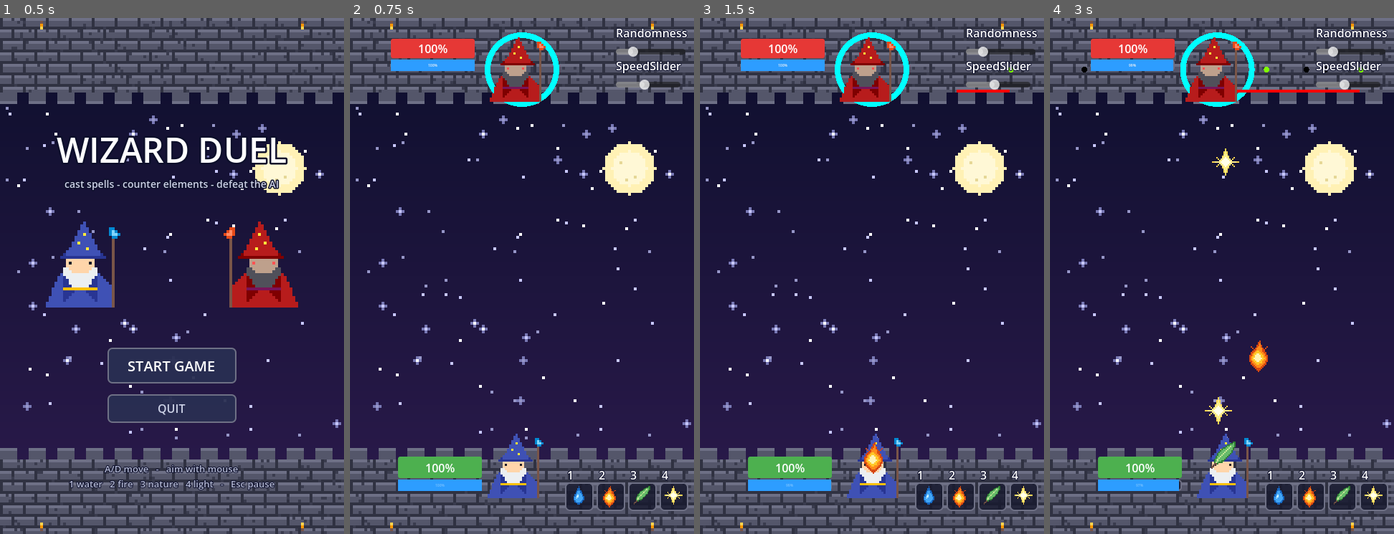
Above: before the commit, frames 1-4 (left to right).
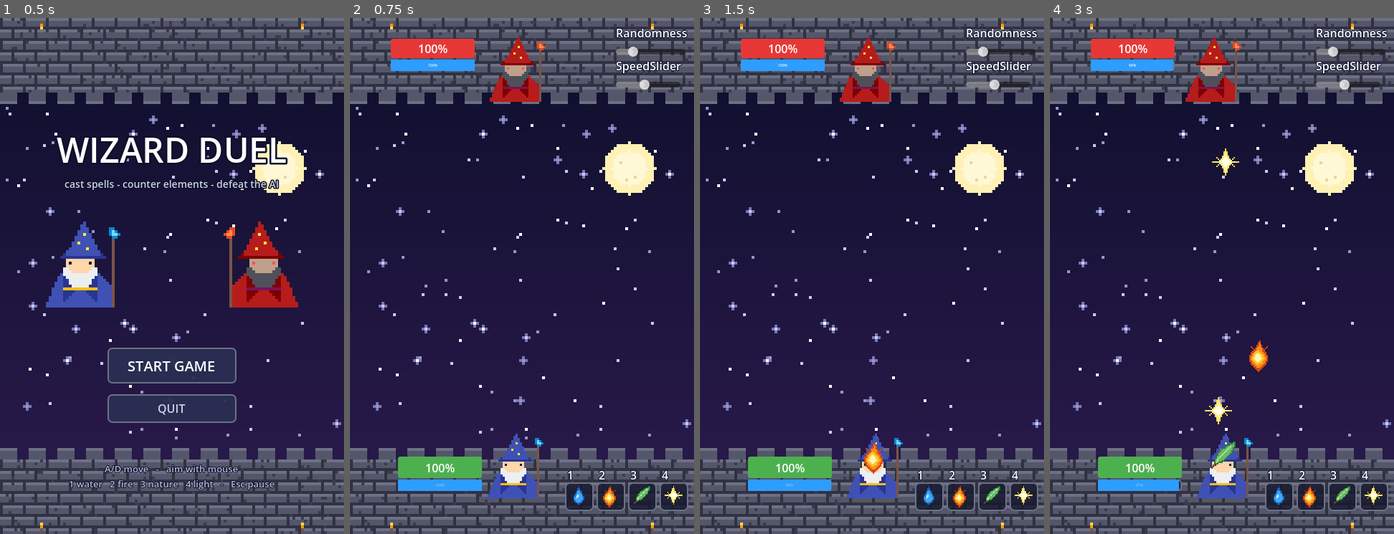
Above: after the commit, the same moments.

Repository: togewolf/computer_games_end_project
Game: Godot game, scene res://MainMenu.tscn
Two runs of this game, one before a commit and one after it. Both use one fixed random seed, a clock stepped at 60 frames per second and the inputs below.
Inputs (mouse positions are in pixels of both pictures, inside the frame that each line leads up to):
- Up to frame 1 (0.5 s): no input
- Up to frame 2 (0.75 s): click "START GAME" at 0.5 s
- Up to frame 3 (1.5 s): tap Enter at 1.25 s; move the mouse to (947, 250) at 1.27 s; hold D (move_right) from 1.28 s (still down); tap 2 (cast_fire) at 1.35 s
- Up to frame 4 (3 s): move the mouse to (1153, 301) at 2.02 s; release D (move_right) at 2.03 s; hold A (move_left) 2.03-2.78 s; tap 4 (cast_light) at 2.1 s; move the mouse to (1256, 162) at 2.77 s; hold D (move_right) from 2.78 s (still down); tap 3 (cast_nature) at 2.85 s

Frame 1 is identical in both runs. In frame 2, 0.6% of the frame differs, in the area x 39-61%, y 2-18%; in frame 3, 0.7%; in frame 4, 0.8%, in the area x 9-92%, y 2-18%.

Commit message:
Added debug flags

Diff:
--- a/agent.gd
+++ b/agent.gd
@@ -23,7 +23,7 @@
 # Parrying and movement is only considering spells that will reach the wizard in the next X seconds
 
 # DEBUGGING
-var DEBUG_AI = true
+var DEBUG_AI = false
 
 var debug_danger_zones: Array = []
 var debug_safe_target: float = INF
@@ -73,6 +73,8 @@
 	speed_slider.value_changed.connect(func(val): agent_timer.wait_time = val)
 
 func _draw():
+	if !DEBUG_AI: return
+
 	draw_circle(Vector2.ZERO, wizard_width / 2, Color.AQUA, false, 8)
 
 	# Draw slightly below the wizard's feet so it doesn't overlap the sprite
@@ -530,9 +532,9 @@
 	# If there was no sector we can even get to to get less damage, we simply parry
 	if shortest_distance_to_best == INF:
 		debug_safe_target = INF
-		local_threats.sort_custom(func(a,b): return a.personal_eta < b.personal_eta)
-
-		return {"action": "parry", "parry_target": threats[0]}
+		local_threats.sort_custom(func(a,b): return a.distance < b.distance)
+
+		return {"action": "parry", "parry_target": local_threats[0]}
 
 	# If a strictly better/safer spot exists we can get to we run?
 	if lowest_bullet_count < local_threats_count:
@@ -543,7 +545,8 @@
 
 	# Else, stand ground and parry the most immediate threat.
 	debug_safe_target = INF
-	return {"action": "parry", "parry_target": threats[0]}
+	local_threats.sort_custom(func(a,b): return a.distance < b.distance)
+	return {"action": "parry", "parry_target": local_threats[0]}
 
 #endregion
 
@@ -608,8 +611,7 @@
 				var priority_threat = existing_threats[0]
 				# Save our mana first for a defense!
 				attack = false
-				var threat_distance = priority_threat.projectile.position.distance_to(global_position)
-				if (priority_threat.eta > 0 && threat_distance < 3 * wizard_width ): # It did not cross the y axis yet but it is getting very close!
+				if (priority_threat.eta > 0 && priority_threat.distance < 3 * wizard_width ): # It did not cross the y axis yet but it is getting very close!
 					intent = decide_on_parry_spell(priority_threat)
 					handled_threats.push_back(HandledThreat.new(priority_threat.projectile, THREAT_RESPONSE.PARRY, 1, INF))
 		"parry":
@@ -617,12 +619,9 @@
 			evasion_target_x = INF
 			var priority_threat = decision["parry_target"]
 			attack = false
-			var threat_distance = priority_threat.projectile.position.distance_to(global_position)
-			print("Our target has ", priority_threat.eta, " and ", priority_threat.personal_eta)
-			if (priority_threat.eta > 0 && threat_distance < 3 * wizard_width): # It did not cross the y axis yet but it is getting very close!
+			if (priority_threat.eta > 0 && priority_threat.distance < 3 * wizard_width): # It did not cross the y axis yet but it is getting very close!
 					intent = decide_on_parry_spell(priority_threat)
 					handled_threats.push_back(HandledThreat.new(priority_threat.projectile, THREAT_RESPONSE.PARRY, 1, INF))
-
 		"idle":
 			# We are safe for now,
 			evasion_target_x = arena_width / 2 # We try to go back to the centre, to avoid being cornered
